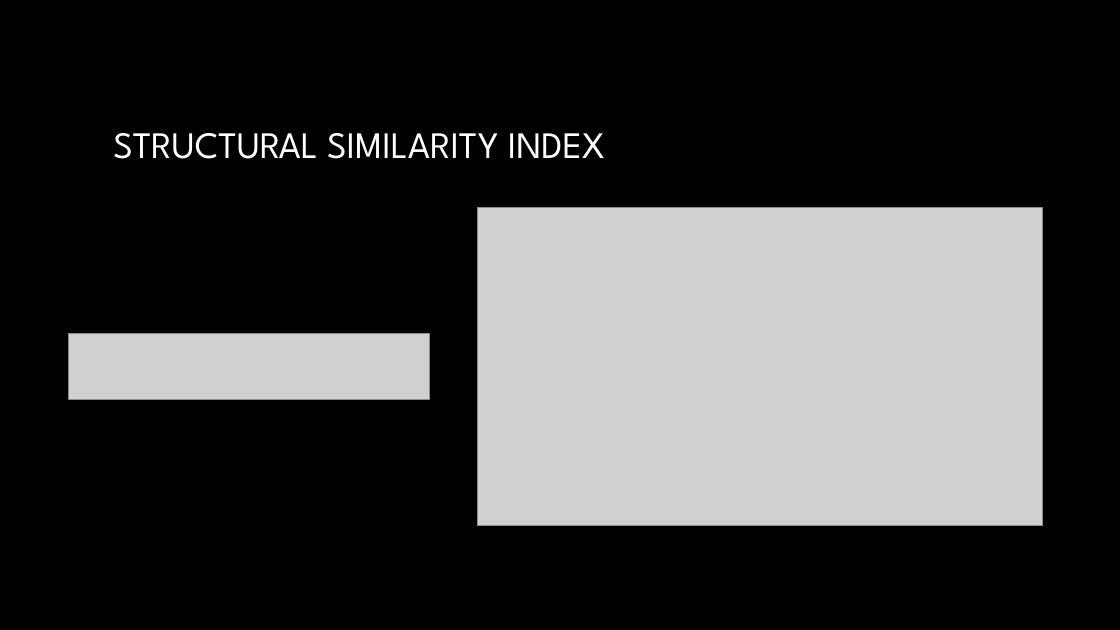
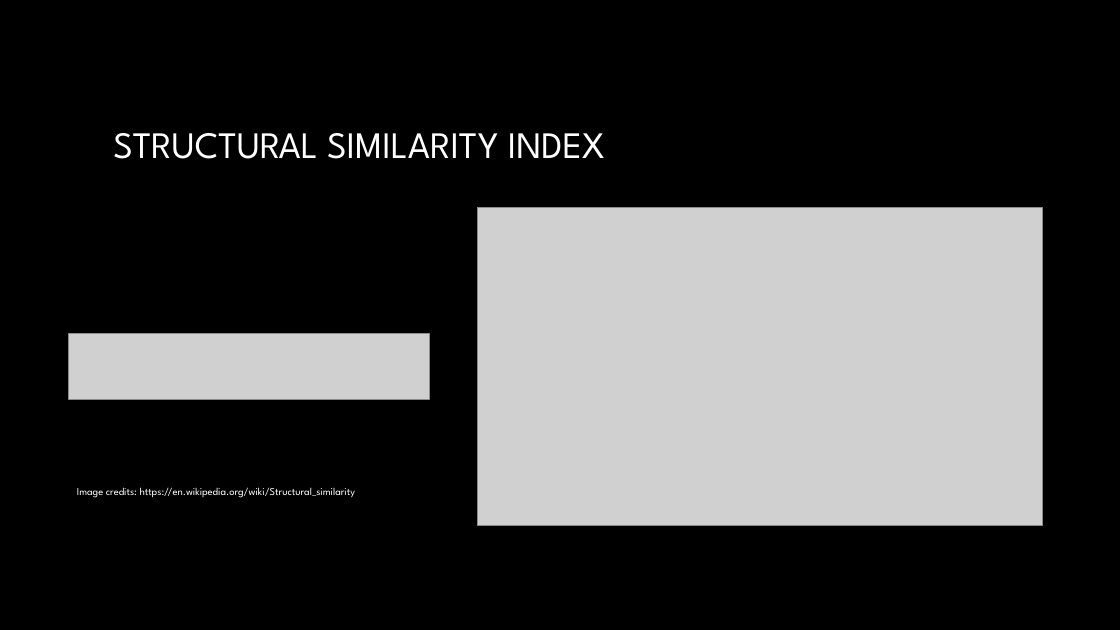
Before and after one commit to kaushikm10/CSCI-5922-Deep-Learning-Project, a slide deck: slide 9 of Image Super resolution.pptx. Drawn at 1120x630 pixels with LibreOffice and Linux fonts; fonts in the diff are those of the drawing; grey boxes stand for pictures; background and template pictures are left out. Boxes give left, top, right and bottom in pixels: in the first picture for what was removed or moved away, otherwise in the second. Text is boxed around its words. In the diff, an @@ line names an element or a change of style, - is before the commit and + after.

```diff
--- a/Image Super resolution.pptx
+++ b/Image Super resolution.pptx
@@ text added at (x1=77, y1=487, x2=356, y2=498), 9 pt, text #FFFFFF @@
+Image credits: https://en.wikipedia.org/wiki/Structural_similarity
```
Also in this commit, not shown: 7 other slides changed, 1 slide added, 1 other file.
